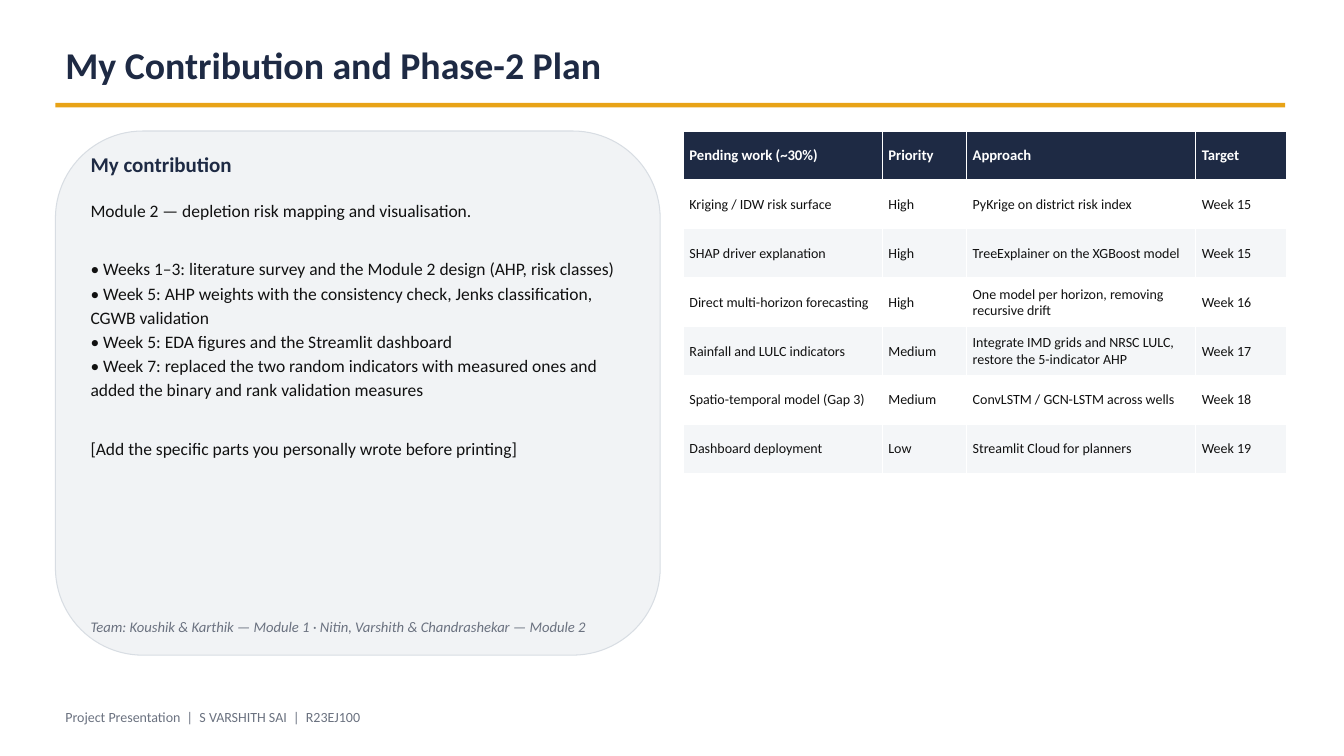
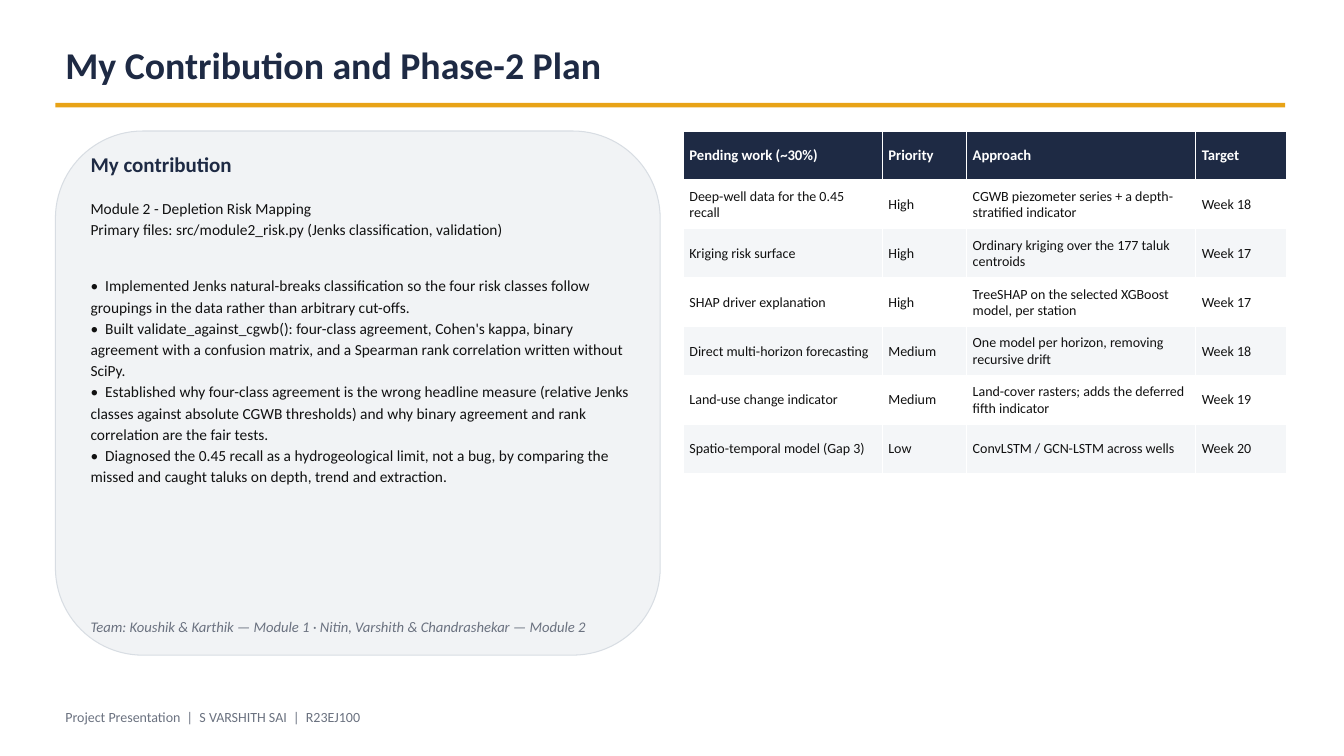
Before and after one commit to Koushik926/karnataka-groundwater-ml, a slide deck: slide 13 of Week4_Task4_Core_Implementation/presentation/decks/Phase1_Review_S_VARSHITH_SAI.pptx. Drawn at 1344x756 pixels with LibreOffice and Linux fonts; fonts in the diff are those of the drawing. Boxes give left, top, right and bottom in pixels: in the first picture for what was removed or moved away, otherwise in the second. Text is boxed around its words. In the diff, an @@ line names an element or a change of style, - is before the commit and + after.

```diff
--- a/Week4_Task4_Core_Implementation/presentation/decks/Phase1_Review_S_VARSHITH_SAI.pptx
+++ b/Week4_Task4_Core_Implementation/presentation/decks/Phase1_Review_S_VARSHITH_SAI.pptx
@@ table at (684, 131, 1287, 474) @@
-row 2: Kriging / IDW risk surface | High | PyKrige on district risk index | Week 15
+row 2: Deep-well data for the 0.45 recall | High | CGWB piezometer series + a depth-stratified indicator | Week 18
-row 3: SHAP driver explanation | High | TreeExplainer on the XGBoost model | Week 15
+row 3: Kriging risk surface | High | Ordinary kriging over the 177 taluk centroids | Week 17
-row 4: Direct multi-horizon forecasting | High | One model per horizon, removing recursive drift | Week 16
+row 4: SHAP driver explanation | High | TreeSHAP on the selected XGBoost model, per station | Week 17
-row 5: Rainfall and LULC indicators | Medium | Integrate IMD grids and NRSC LULC, restore the 5-indicator AHP | Week 17
+row 5: Direct multi-horizon forecasting | Medium | One model per horizon, removing recursive drift | Week 18
-row 6: Spatio-temporal model (Gap 3) | Medium | ConvLSTM / GCN-LSTM across wells | Week 18
+row 6: Land-use change indicator | Medium | Land-cover rasters; adds the deferred fifth indicator | Week 19
-row 7: Dashboard deployment | Low | Streamlit Cloud for planners | Week 19
+row 7: Spatio-temporal model (Gap 3) | Low | ConvLSTM / GCN-LSTM across wells | Week 20
@@ text at (91, 203, 629, 485): text changed; size 12.5 to 11 pt @@
-Module 2 — depletion risk mapping and visualisation.
-• Weeks 1–3: literature survey and the Module 2 design (AHP, risk classes)
-• Week 5: AHP weights with the consistency check, Jenks classification, CGWB validation
-• Week 5: EDA figures and the Streamlit dashboard
-• Week 7: replaced the two random indicators with measured ones and added the binary and rank validation measures
-[Add the specific parts you personally wrote before printing]
+Module 2 - Depletion Risk Mapping
+Primary files: src/module2_risk.py (Jenks classification, validation)
+• Implemented Jenks natural-breaks classification so the four risk classes follow groupings in the data rather than arbitrary cut-offs.
+• Built validate_against_cgwb(): four-class agreement, Cohen's kappa, binary agreement with a confusion matrix, and a Spearman rank correlation written without SciPy.
+• Established why four-class agreement is the wrong headline measure (relative Jenks classes against absolute CGWB thresholds) and why binary agreement and rank correlation are the fair tests.
+• Diagnosed the 0.45 recall as a hydrogeological limit, not a bug, by comparing the missed and caught taluks on depth, trend and extraction.
```
Also in this commit, not shown: 4 other slides changed, 17 other files.
